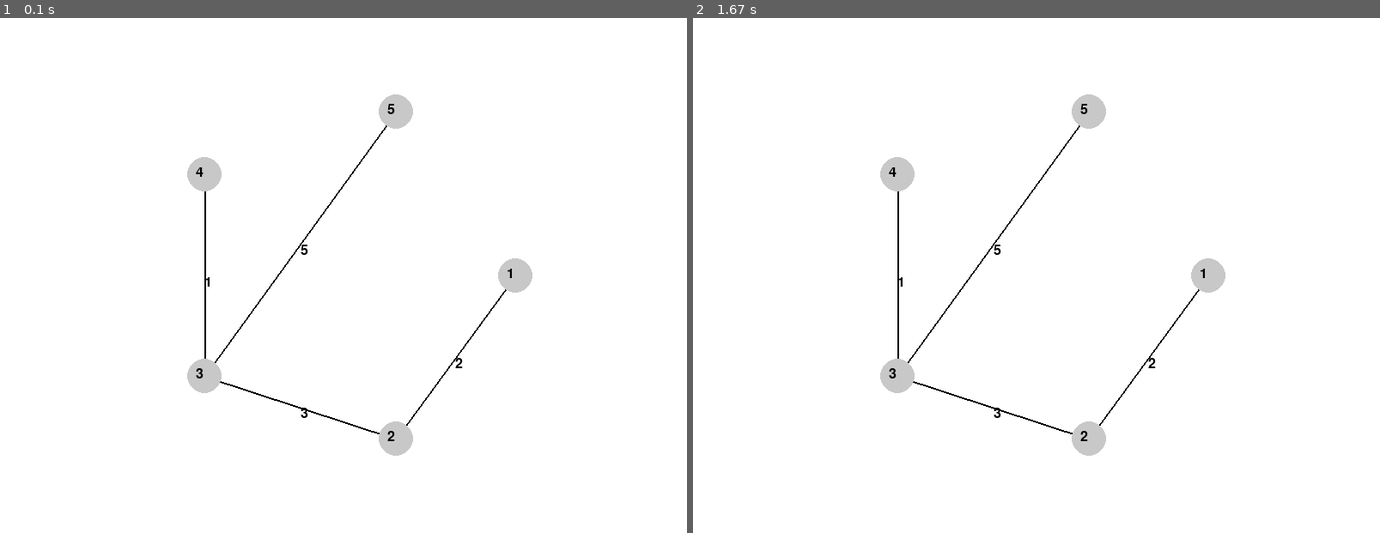
Above: before the commit, frames 1-2 (left to right).
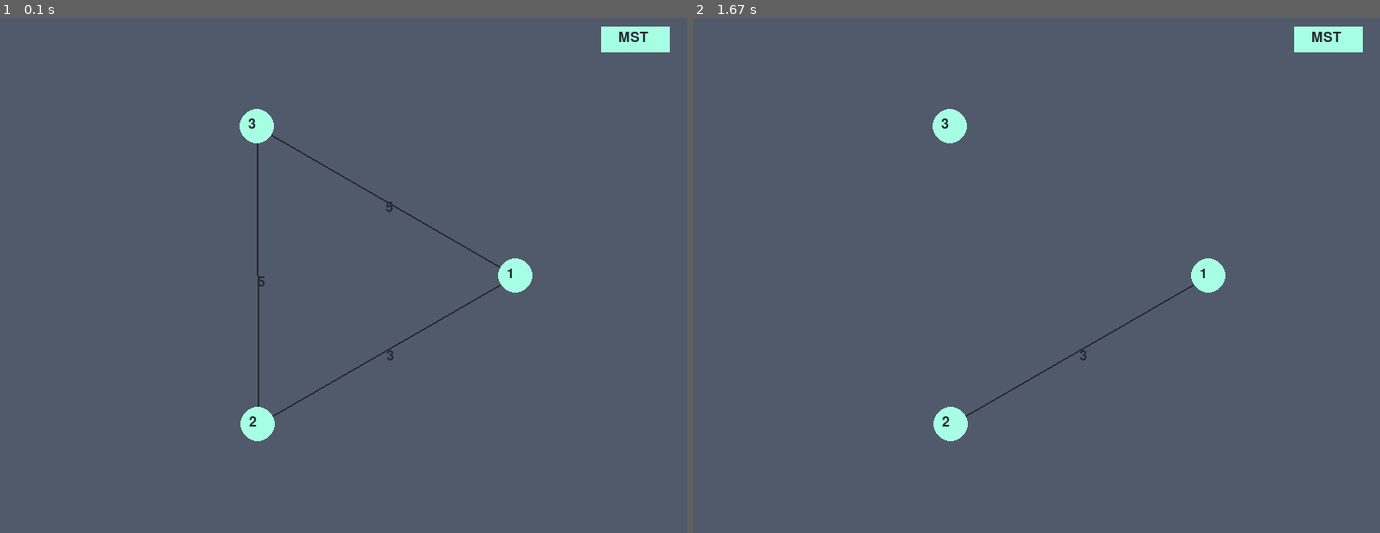
Above: after the commit, the same moments.

Repository: Anish177/Python_codes
Game: pygame game, started from others/grapher_from_matrix.py
Two runs of this game, one before a commit and one after it. Both use one fixed random seed, a clock stepped at 60 frames per second and the inputs below.
Inputs (mouse positions are in pixels of both pictures, inside the frame that each line leads up to):
- Up to frame 1 (0.1 s): no input
- Up to frame 2 (1.67 s): press the mouse at (1325, 38) at 0.37 s; move the mouse to (1077, 121) at 0.47 s; release the mouse at (823, 198) at 0.6 s

The runs differ from the first frame. In frame 1, 100% of the frame differs, in the area x 0-100%, y 0-100%; in frame 2, 100%.

Commit message:
Add files via upload

Diff:
--- a/others/grapher_from_matrix.py
+++ b/others/grapher_from_matrix.py
@@ -6,6 +6,7 @@
 import math
 from scipy.sparse.csgraph import minimum_spanning_tree as mst
 from scipy.sparse import csr_matrix
+from numpy.random import randint
 
 # %%
 # Initialize Pygame
@@ -17,39 +18,41 @@
 FONT = pygame.font.Font(None, 24)
 
 # Colors
-WHITE = (255, 255, 255)
-BLACK = (0, 0, 0)
-GRAY = (200, 200, 200)
+BG_COLOR = (81, 90, 106)
+TEXT_COLOR = (39, 43, 51)
+PRIMARY_COLOR = (167, 255, 227)
 
 # Create a screen
 screen = pygame.display.set_mode((WIDTH, HEIGHT))
 pygame.display.set_caption("Graph Visualizer")
 
 # Helper function to draw text on the screen
-def draw_text(text, x, y, color=BLACK):
+def draw_text(text, x, y, color=TEXT_COLOR):
     text_surface = FONT.render(text, True, color)
     screen.blit(text_surface, (x, y))
 
 # Helper function to draw a node
 def draw_node(x, y, label):
-    pygame.draw.circle(screen, GRAY, (x, y), NODE_RADIUS)
+    pygame.draw.circle(screen, PRIMARY_COLOR, (x, y), NODE_RADIUS)
     draw_text(label, x - 10, y - 10)
 
 # Helper function to draw an edge with weight
 def draw_edge(x1, y1, x2, y2, weight):
-    pygame.draw.line(screen, BLACK, (x1, y1), (x2, y2), 2)
+    pygame.draw.line(screen, TEXT_COLOR, (x1, y1), (x2, y2), 2)
     draw_text(str(weight), (x1 + x2) // 2, (y1 + y2) // 2)
 
 # Example adjacency matrix with weights
-adjacency_matrix = [
-    [0, 2, 4, 0, 0],
-    [2, 0, 3, 7, 0],
-    [4, 3, 0, 1, 5],
-    [0, 7, 1, 0, 6],
-    [0, 0, 5, 6, 0]
-]
+adjacency_matrix = randint(10,size=(s := randint(2,10), s))
+print(adjacency_matrix)
 
-adjacency_matrix = mst(adjacency_matrix).toarray().astype(int)
+# Helper function to calculate and draw the MST
+def calculate_mst():
+    global adjacency_matrix
+    adjacency_matrix = mst(csr_matrix(adjacency_matrix)).toarray().astype(int)
+
+    print(adjacency_matrix)
+
+
 # Calculate node positions
 num_nodes = len(adjacency_matrix)
 node_positions = [
@@ -66,11 +69,15 @@
 # Main loop
 running = True
 while running:
+
     for event in pygame.event.get():
         if event.type == pygame.QUIT:
             running = False
         elif event.type == pygame.MOUSEBUTTONDOWN:
             mouse_pos = pygame.mouse.get_pos()
+            if 700 <= mouse_pos[0] <= 780 and 10 <= mouse_pos[1] <= 40:
+                calculate_mst()
+
             for i, pos in enumerate(node_positions):
                 if math.sqrt((pos[0] - mouse_pos[0])**2 + (pos[1] - mouse_pos[1])**2) < NODE_RADIUS:
                     selected_node = i
@@ -83,7 +90,7 @@
         node_positions[selected_node][0] = mouse_pos[0] + offset[0]
         node_positions[selected_node][1] = mouse_pos[1] + offset[1]
 
-    screen.fill(WHITE)
+    screen.fill(BG_COLOR)
 
     # Draw edges and nodes
     for i in range(num_nodes):
@@ -92,7 +99,12 @@
                 draw_edge(node_positions[i][0], node_positions[i][1],
                           node_positions[j][0], node_positions[j][1],
                           adjacency_matrix[i][j])
+
         draw_node(node_positions[i][0], node_positions[i][1], str(i + 1))
+
+
+    pygame.draw.rect(screen, PRIMARY_COLOR, (700, 10, 80, 30))
+    draw_text("MST", 720, 15)
 
     pygame.display.flip()
 
